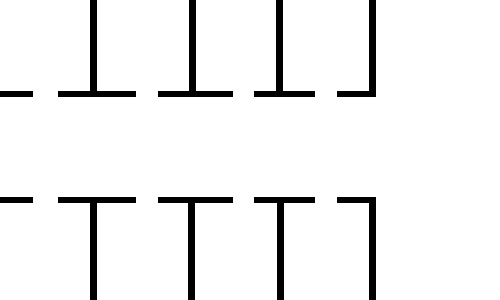
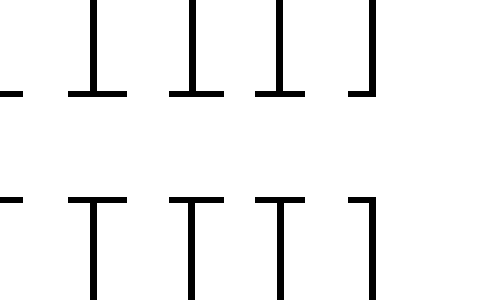
Revision of a layered w=500, h=300 image; what changed, layer by layer:
removed layer "Background copy" over box(23, 91, 348, 203)
painted on "Background" over box(23, 91, 348, 203)
